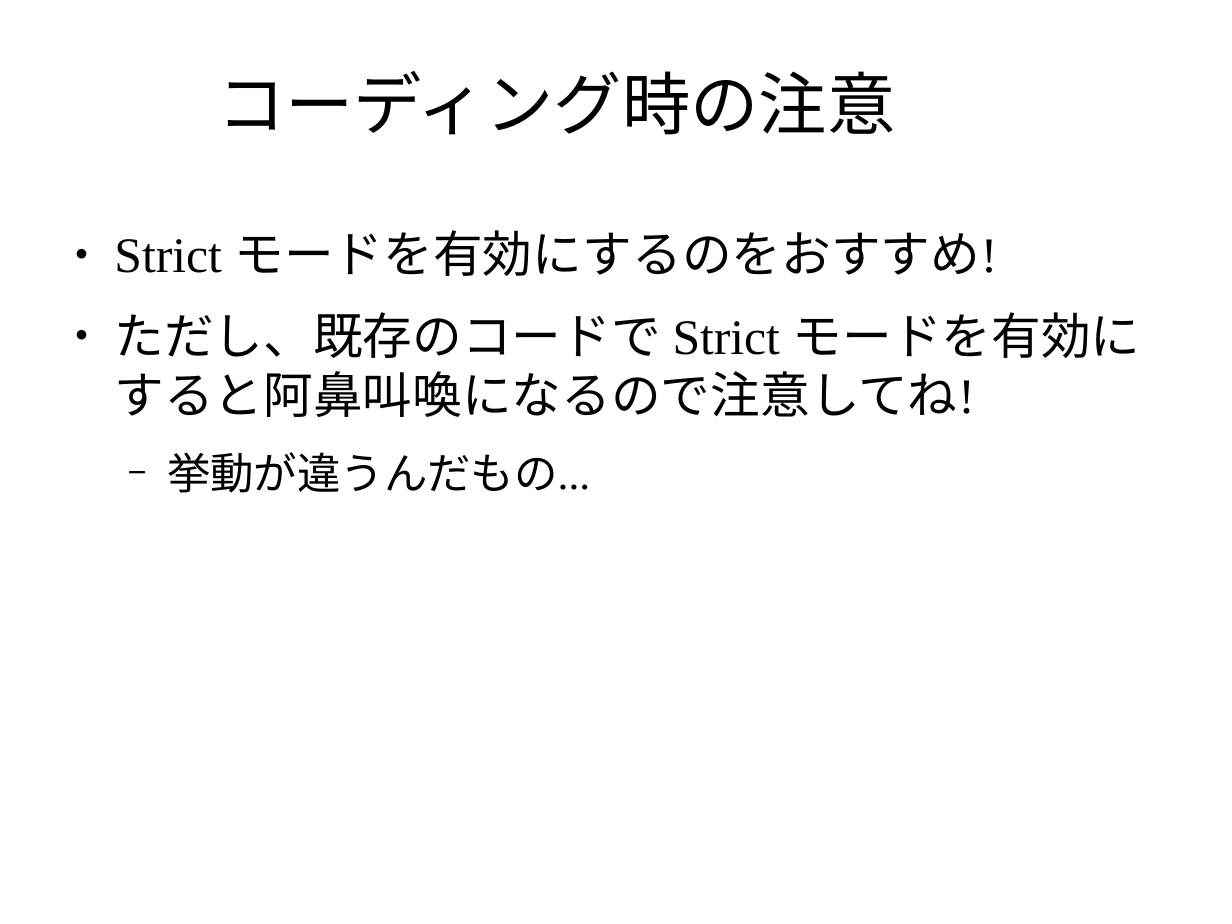
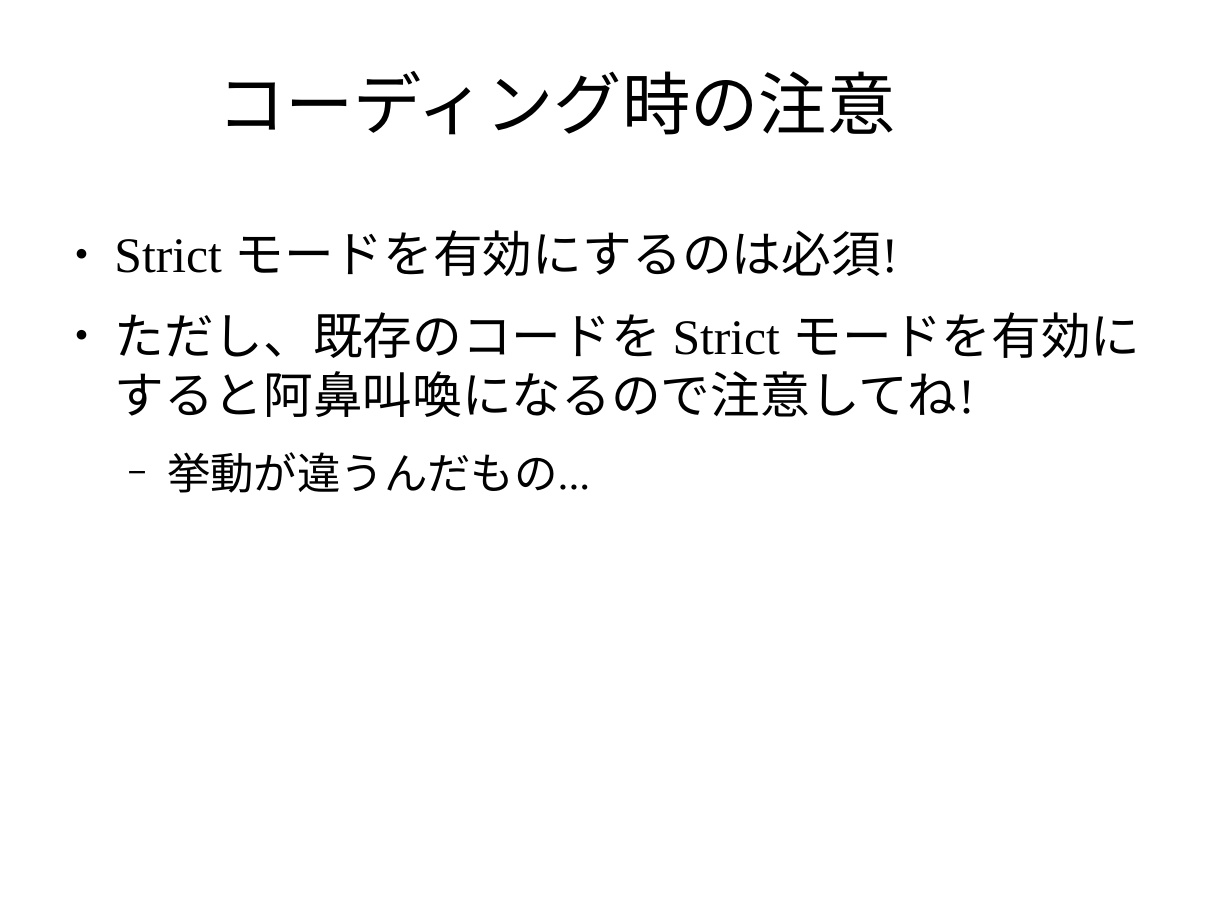
Before and after one commit to masakura/slides, a slide deck: slide 29 of html5jk#1/slide2.odp (slide 31 before the commit). Drawn at 1232x924 pixels with LibreOffice and Linux fonts; fonts in the diff are those of the drawing; background and template pictures are left out. Boxes give left, top, right and bottom in pixels: in the first picture for what was removed or moved away, otherwise in the second. Text is boxed around its words. In the diff, an @@ line names an element or a change of style, - is before the commit and + after.

Commit message:
スライドを訂正

```diff
--- a/html5jk#1/slide2.odp
+++ b/html5jk#1/slide2.odp
@@ text at <box>114,230,1141,417</box>: text changed @@
-● Strict モードを有効にするのをおすすめ!
-● ただし、既存のコードで Strict モードを有効にすると阿鼻叫喚になるので注意してね!
+● Strict モードを有効にするのは必須!
+● ただし、既存のコードを Strict モードを有効にすると阿鼻叫喚になるので注意してね!
```
Also in this commit, not shown: 3 other slides changed, 3 slides added, 2 slides removed.
